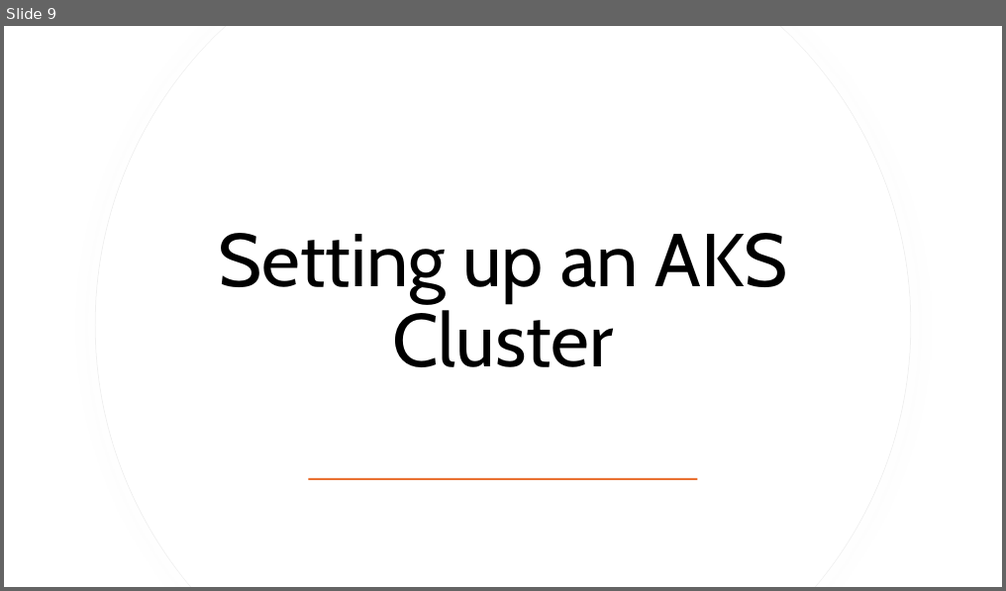
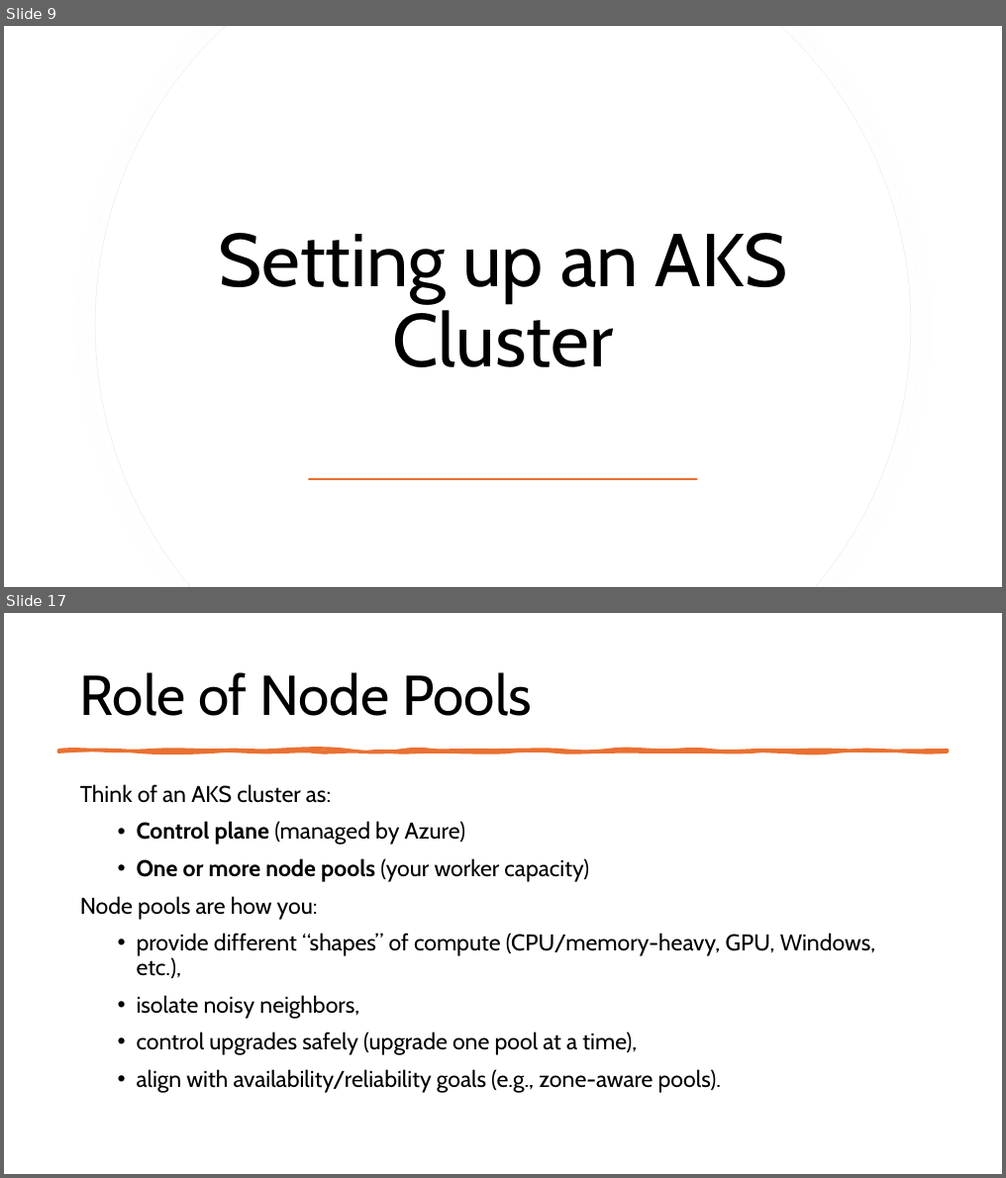
Before and after one commit to fhbilgen/AKSWorkshop, a slide deck: AKS.pptx. Shown one above the other, each under a label of ours: slide 9 before the commit, slides 9 and 17 after it; the slides between them are not shown. The pictures are 1006x591 and 1006x1178 pixels, drawn with LibreOffice and Linux fonts; fonts in the diff are those of the drawing. Boxes give left, top, right and bottom in pixels: in the first picture for what was removed or moved away, otherwise in the second. Text is boxed around its words. In the diff, an @@ line names an element or a change of style, - is before the commit and + after.

Commit message:
Adding Reliability

```diff
--- a/AKS.pptx
+++ b/AKS.pptx
@@ slide 17 added at [4,613,1002,1174], background #FFFFFF @@
@@ title added at [80,672,532,716], 54 pt, text #000000 @@
+Role of Node Pools
@@ freeform shape added at [58,750,947,752], fill #E97132, outline #E97132 3.25 pt @@
@@ text added at [80,784,876,1093], 22 pt, text #000000 @@
+Think of an AKS cluster as:
+  • Control plane (managed by Azure)
+  • One or more node pools (your worker capacity)
+Node pools are how you:
+  • provide different “shapes” of compute (CPU/memory-heavy, GPU, Windows, etc.),
+  • isolate noisy neighbors,
+  • control upgrades safely (upgrade one pool at a time),
+  • align with availability/reliability goals (e.g., zone-aware pools).
```
Also in this commit, not shown: 1 slide changed, 7 other slides added.
